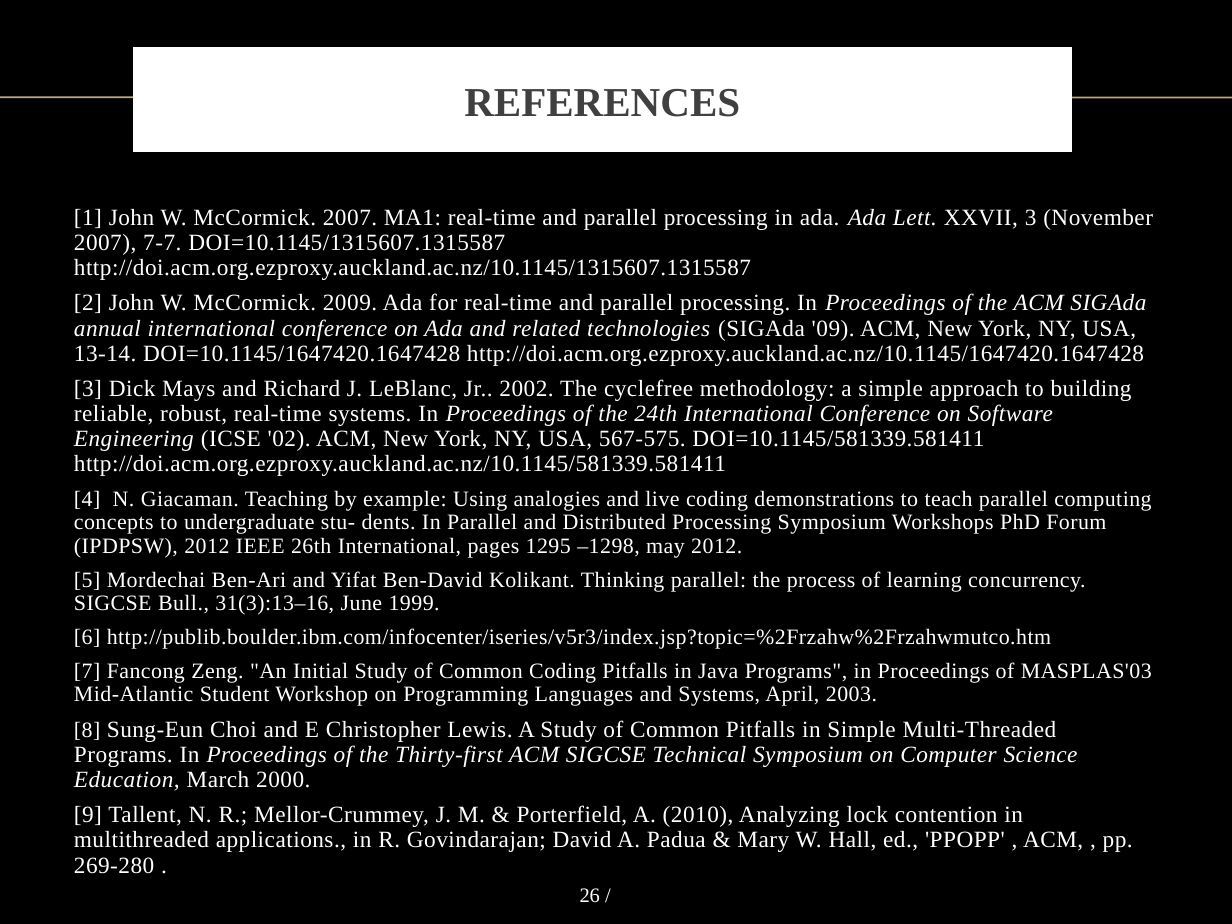
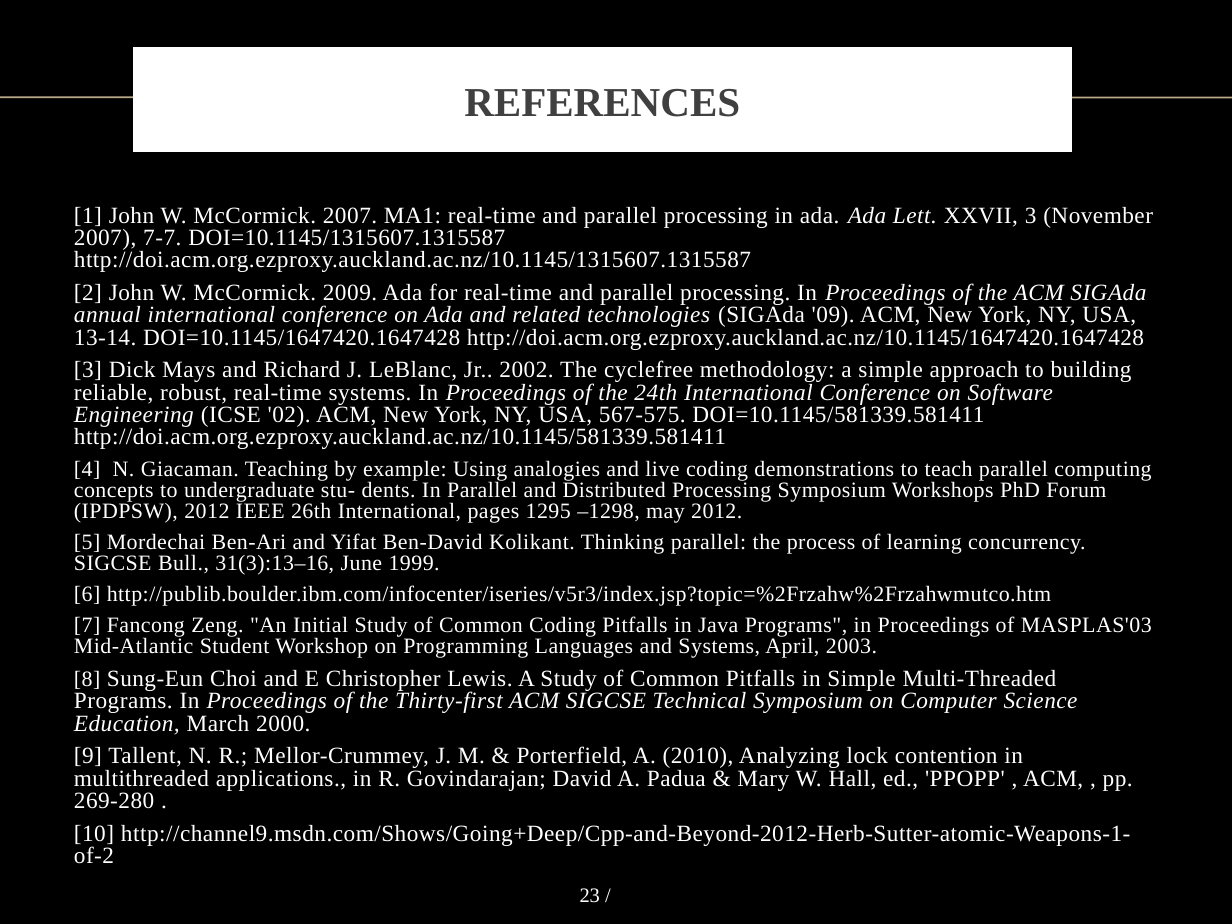
Before and after one commit to vong-srey/Paravantage, a slide deck: slide 23 of Presentation.pptx (slide 26 before the commit). Drawn at 1232x924 pixels with LibreOffice and Linux fonts; fonts in the diff are those of the drawing; background and template pictures are left out. Boxes give left, top, right and bottom in pixels: in the first picture for what was removed or moved away, otherwise in the second. Text is boxed around its words. In the diff, an @@ line names an element or a change of style, - is before the commit and + after.

Commit message:
unify presentation slides format

```diff
--- a/Presentation.pptx
+++ b/Presentation.pptx
@@ text at (x1=74, y1=207, x2=1153, y2=809): line spacing 0.9 to 0.8 @@
@@ text at (x1=74, y1=825, x2=1130, y2=864): paragraph added @@
+[10] http://channel9.msdn.com/Shows/Going+Deep/Cpp-and-Beyond-2012-Herb-Sutter-atomic-Weapons-1-of-2
@@ page number at (x1=580, y1=888, x2=600, y2=903): text changed @@
-26 /
+23 /
```
Also in this commit, not shown: 6 other slides changed, 3 slides removed.
